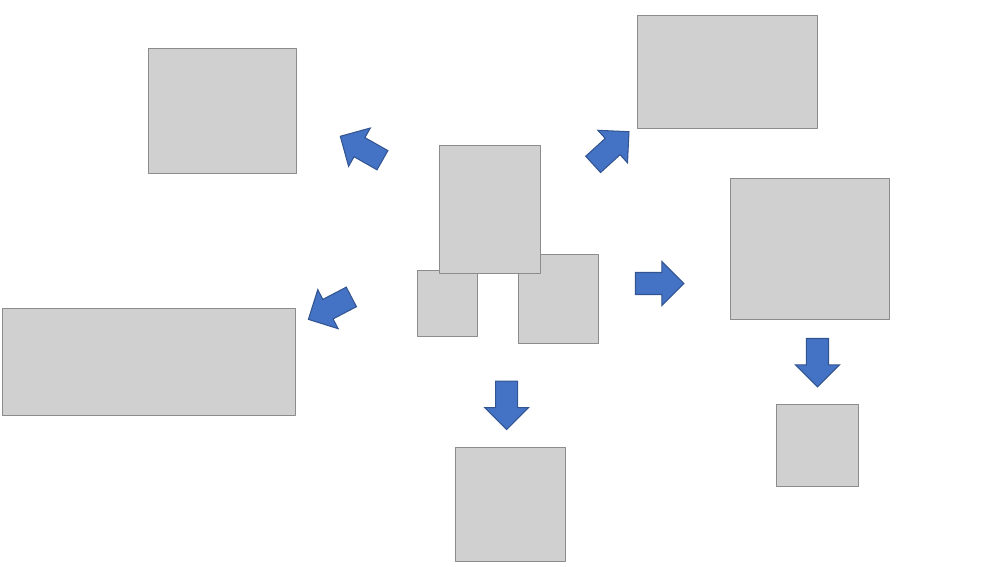
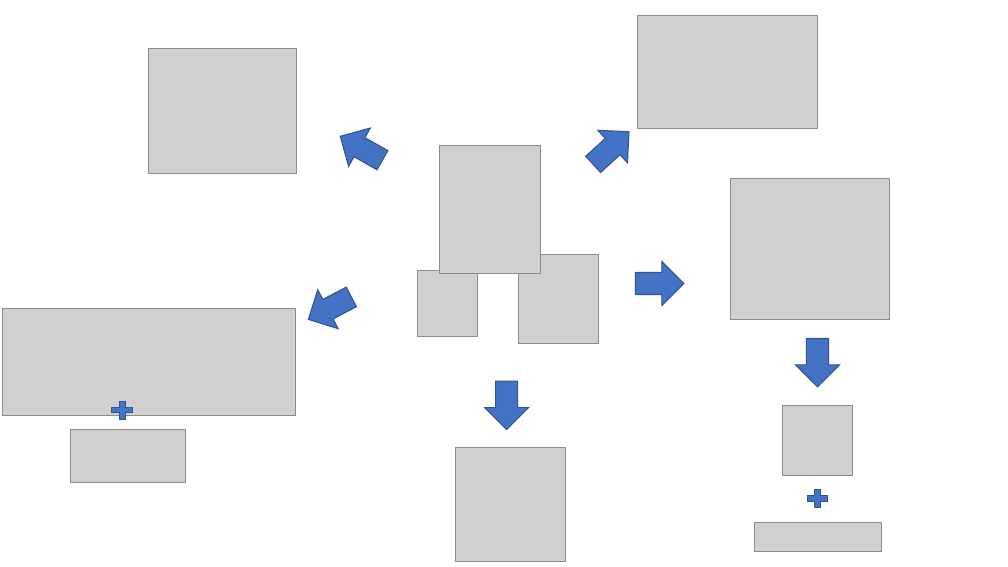
Before and after one commit to andreav/jenkins-docker-qa, a slide deck: slide 1 of images/banner.pptx. Drawn at 1008x567 pixels with LibreOffice and Linux fonts; fonts in the diff are those of the drawing; grey boxes stand for pictures. Boxes give left, top, right and bottom in pixels: in the first picture for what was removed or moved away, otherwise in the second. Text is boxed around its words. In the diff, an @@ line names an element or a change of style, - is before the commit and + after.

```diff
--- a/images/banner.pptx
+++ b/images/banner.pptx
@@ plus sign added at <box>108,398,137,422</box>, fill #4472C4, outline #325491 1 pt @@
@@ picture: place and size @@
-picture at <box>777,405,859,487</box>
+picture at <box>783,405,852,475</box>
@@ picture added at <box>70,430,186,482</box> @@
@@ plus sign added at <box>804,486,833,510</box>, fill #4472C4, outline #325491 1 pt @@
@@ picture added at <box>754,523,881,552</box> @@
```
Also in this commit, not shown: 1 slide added, 9 other files.
